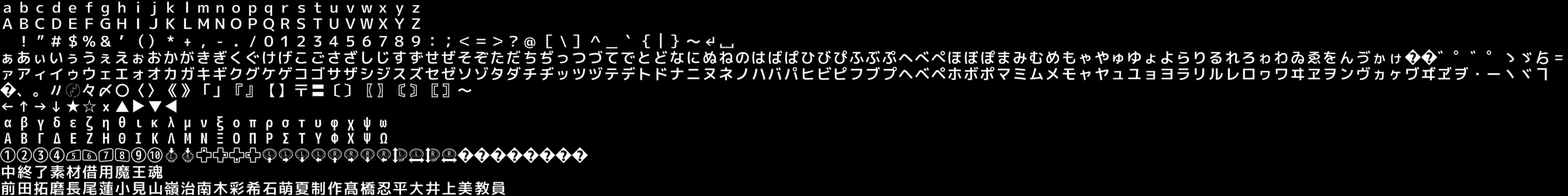
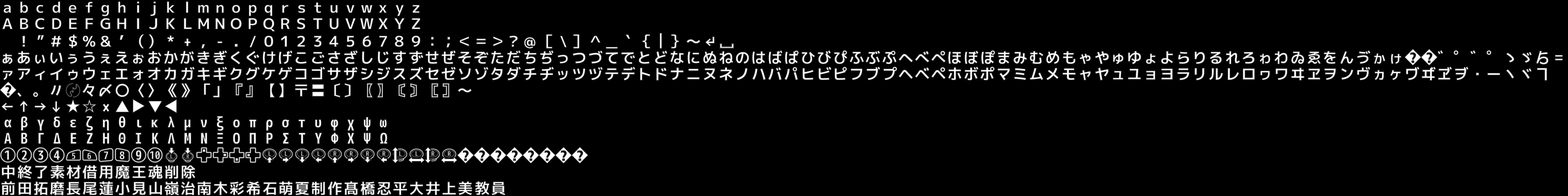
Two versions of the same layered image (1568x196). Layer-by-layer changes:
renamed "中終了素材借用魔王魂" to "中終了素材借用魔王魂削除", painted on it over (x1=164, y1=164, x2=196, y2=179)
